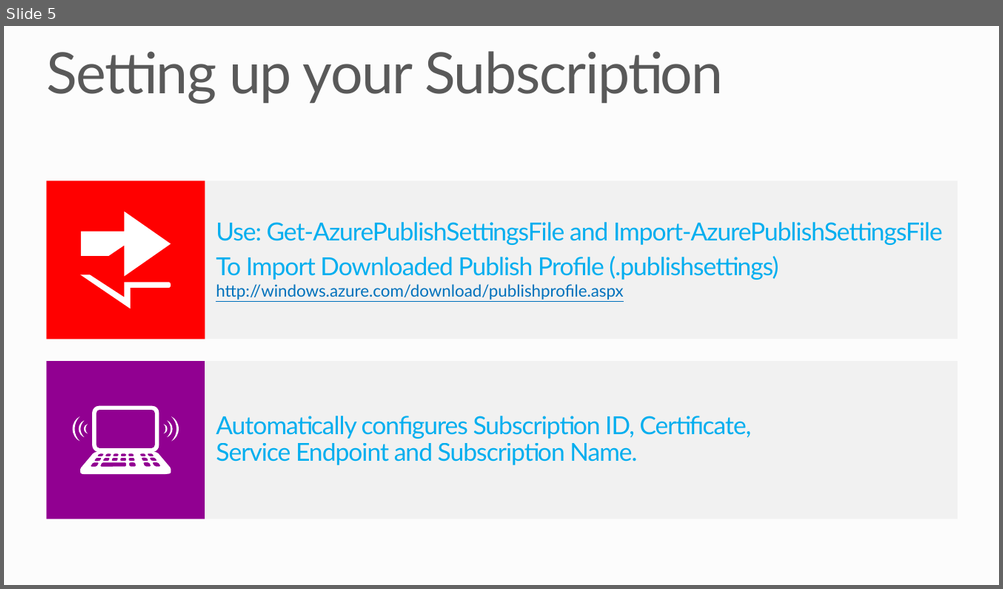
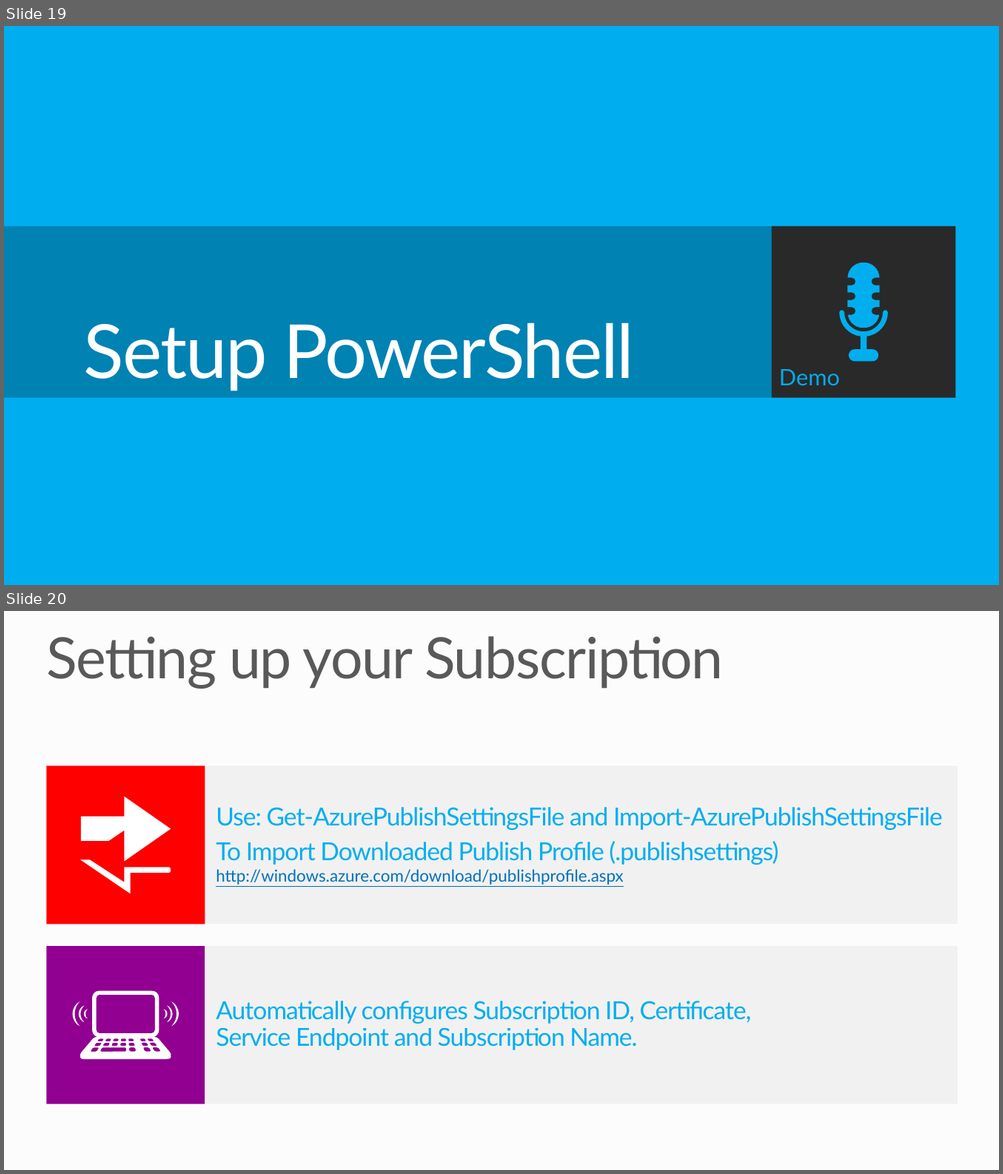
Before and after one commit to tylerd/PRESENTATION-ManagingVMsPowerShell, a slide deck: ManagingVMs-PowerShell.pptx. Shown one above the other, each under a label of ours: slide 5 before the commit, slides 19 and 20 after it. The pictures are 1003x589 and 1003x1174 pixels, drawn with LibreOffice and Linux fonts; fonts in the diff are those of the drawing; background and template pictures are left out. Boxes give left, top, right and bottom in pixels: in the first picture for what was removed or moved away, otherwise in the second. Text is boxed around its words. In the diff, an @@ line names an element or a change of style, - is before the commit and + after.

```diff
--- a/ManagingVMs-PowerShell.pptx
+++ b/ManagingVMs-PowerShell.pptx
@@ slide 19 added at (4, 26, 999, 585), background #00AEEF @@
@@ rectangle added at (948, 144, 999, 480), fill #00AEEF @@
@@ rectangle added at (4, 227, 772, 398), fill #0083B3 @@
@@ rectangle added at (771, 227, 955, 398), fill #292929, 22 pt, text #00AEEF @@
+Demo
@@ freeform shape added at (839, 263, 888, 362), fill #00AEEF @@
@@ title added at (84, 323, 634, 392), 72 pt, text #FFFFFF @@
+Setup PowerShell
@@ what was slide 5 is now slide 20 @@
```
Also in this commit, not shown: 1 slide changed, 15 other slides added.
